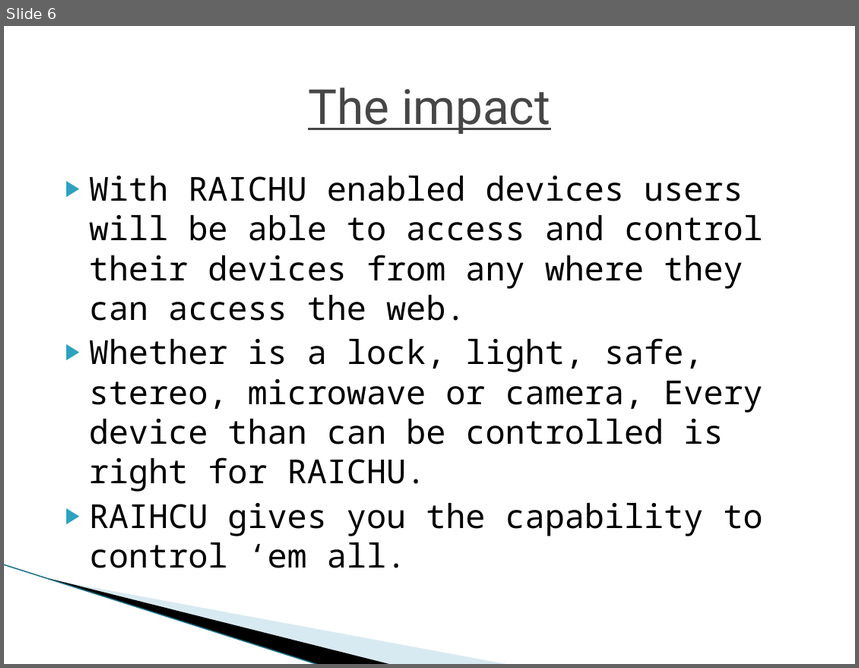
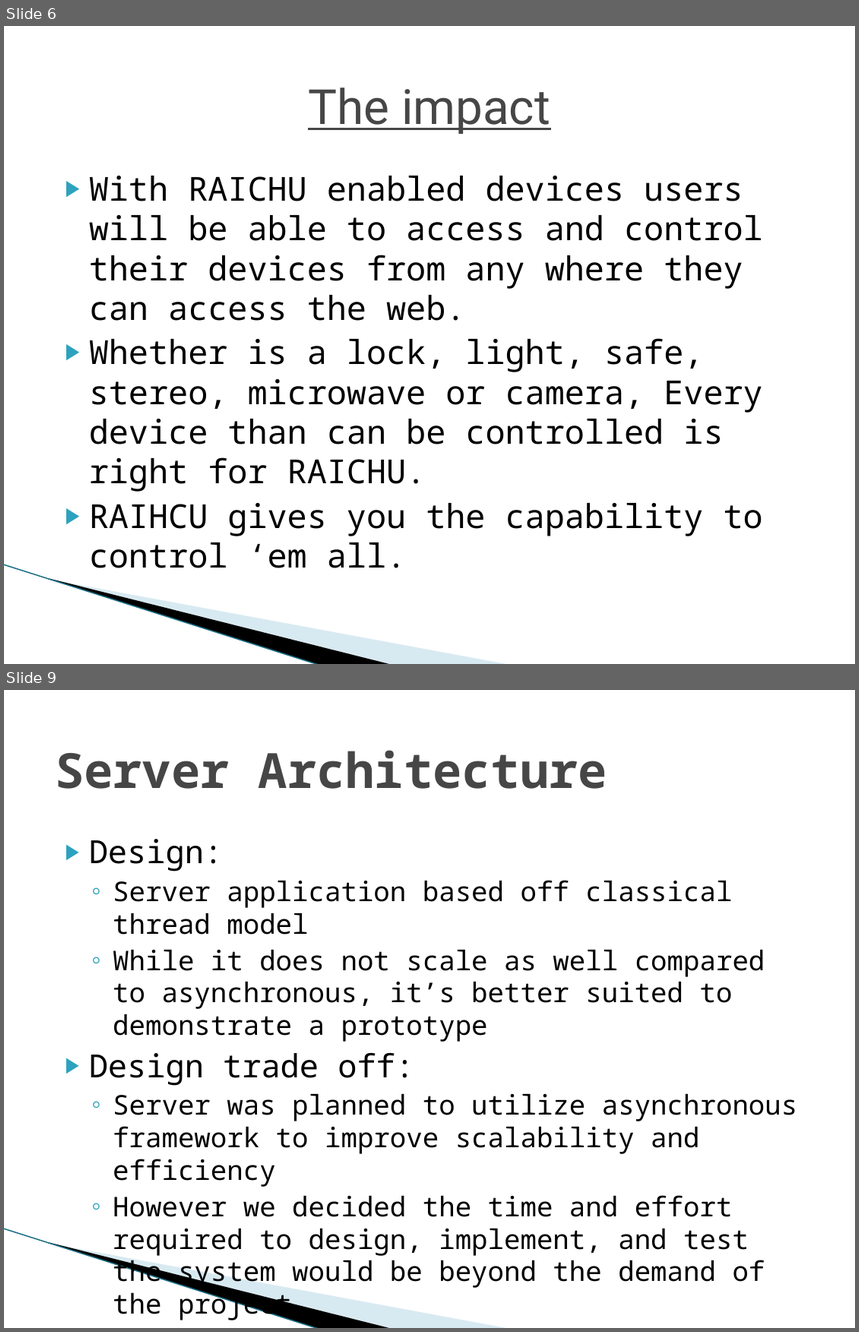
Before and after one commit to nomastmas/raichu, a slide deck: docs/final_presentation_tmas.pptx. Shown one above the other, each under a label of ours: slide 6 before the commit, slides 6 and 9 after it; the slides between them are not shown. The pictures are 859x668 and 859x1332 pixels, drawn with LibreOffice and Linux fonts; fonts in the diff are those of the drawing; background and template pictures are left out. Boxes give left, top, right and bottom in pixels: in the first picture for what was removed or moved away, otherwise in the second. Text is boxed around its words. In the diff, an @@ line names an element or a change of style, - is before the commit and + after.

Commit message:
add slides on server architecture

```diff
--- a/docs/final_presentation_tmas.pptx
+++ b/docs/final_presentation_tmas.pptx
@@ slide 9 added at [4, 690, 855, 1328], background #FFFFFF; not listed: 3 template elements that a slide beside it also shows @@
@@ title added at [55, 750, 607, 789], 41 pt, text #464646, bold @@
+Server Architecture
@@ text added at [89, 839, 797, 1322], 23 pt, text #000000 @@
+▶ Design:
+  ◦ Server application based off classical thread model
+  ◦ While it does not scale as well compared to asynchronous, it’s better suited to demonstrate a prototype
+▶ Design trade off:
+  ◦ Server was planned to utilize asynchronous framework to improve scalability and efficiency
+  ◦ However we decided the time and effort required to design, implement, and test the system would be beyond the demand of the project
```
Also in this commit, not shown: 3 other slides added.
